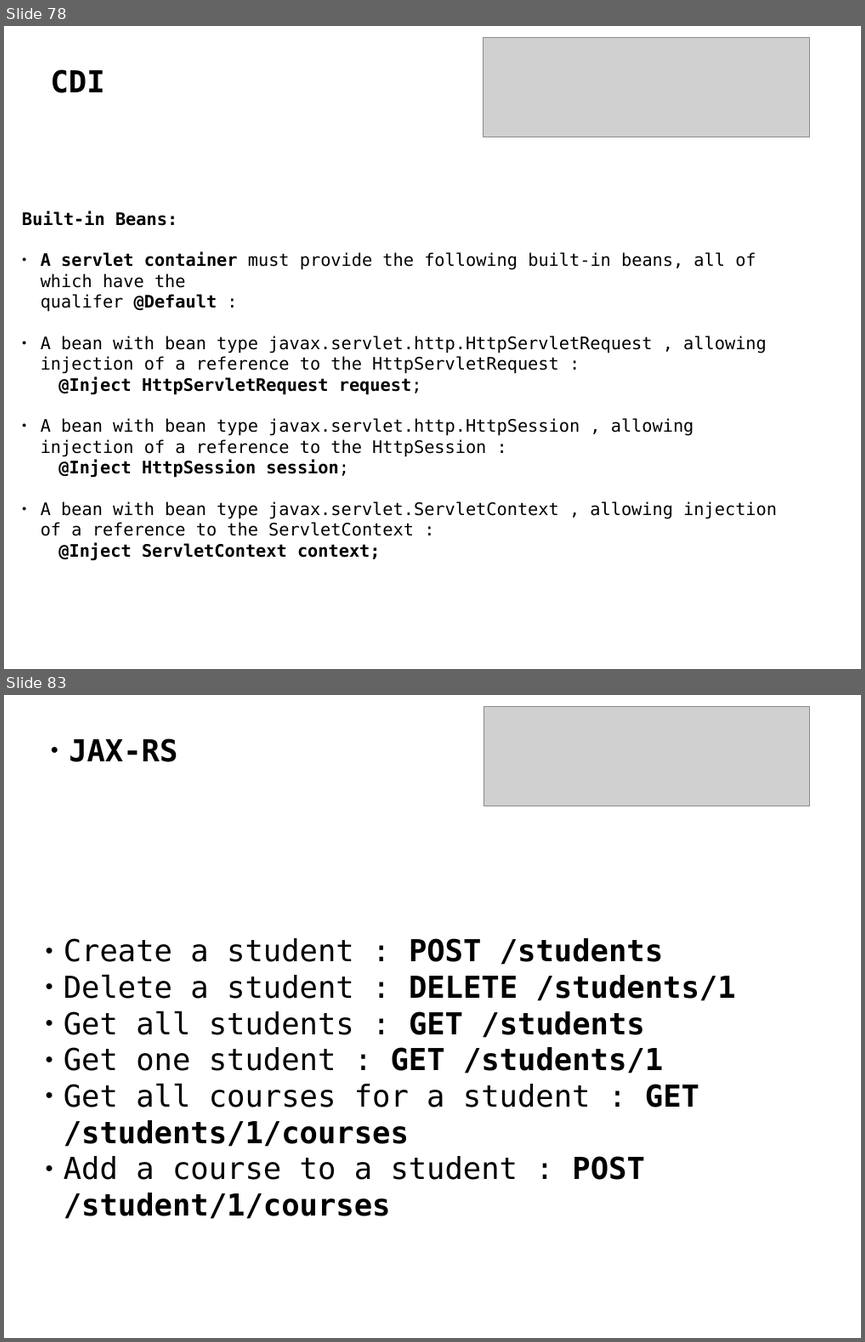
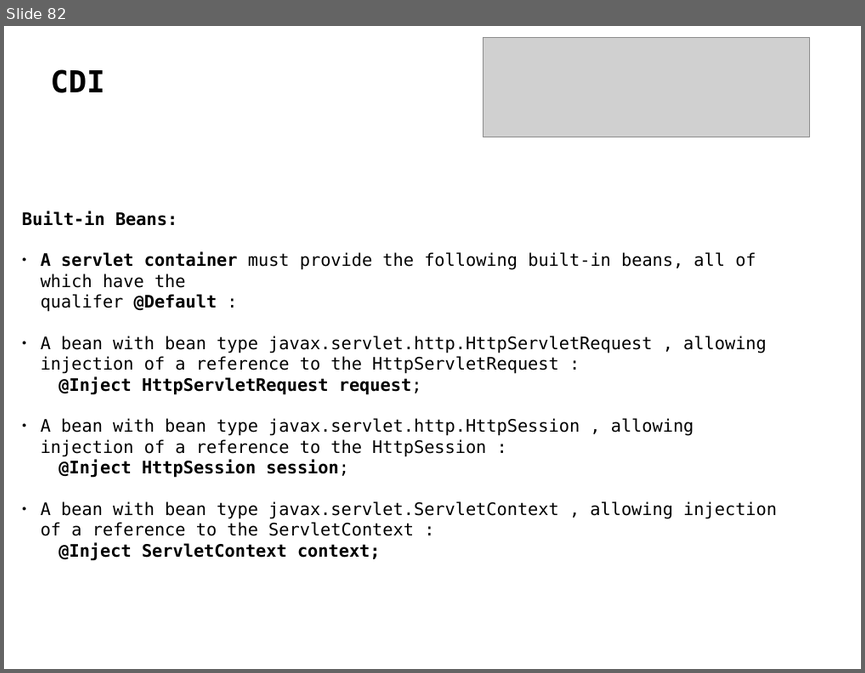
Before and after one commit to delia-popescu/javaee-demo, a slide deck: javaee7.odp. Shown one above the other, each under a label of ours: slides 78 and 83 before the commit, slide 82 after it; the slides between them are not shown. The pictures are 865x1342 and 865x673 pixels, drawn with LibreOffice and Linux fonts; fonts in the diff are those of the drawing; grey boxes stand for pictures. Boxes give left, top, right and bottom in pixels: in the first picture for what was removed or moved away, otherwise in the second. Text is boxed around its words. In the diff, an @@ line names an element or a change of style, - is before the commit and + after.

```diff
--- a/javaee7.odp
+++ b/javaee7.odp
@@ slide 83 removed at (x1=4, y1=695, x2=861, y2=1338), background #FFFFFF @@
@@ picture removed at (x1=483, y1=707, x2=811, y2=806) @@
@@ text removed at (x1=69, y1=738, x2=177, y2=762) @@
-● JAX-RS
@@ subtitle removed at (x1=64, y1=938, x2=736, y2=1219) @@
-● Create a student : POST /students
-● Delete a student : DELETE /students/1
-● Get all students : GET /students
-● Get one student : GET /students/1
-● Get all courses for a student : GET /students/1/courses
-● Add a course to a student : POST /student/1/courses
@@ what was slide 78 is now slide 82 @@
```
Also in this commit, not shown: 32 slides added, 25 other slides removed, 43 other files.
